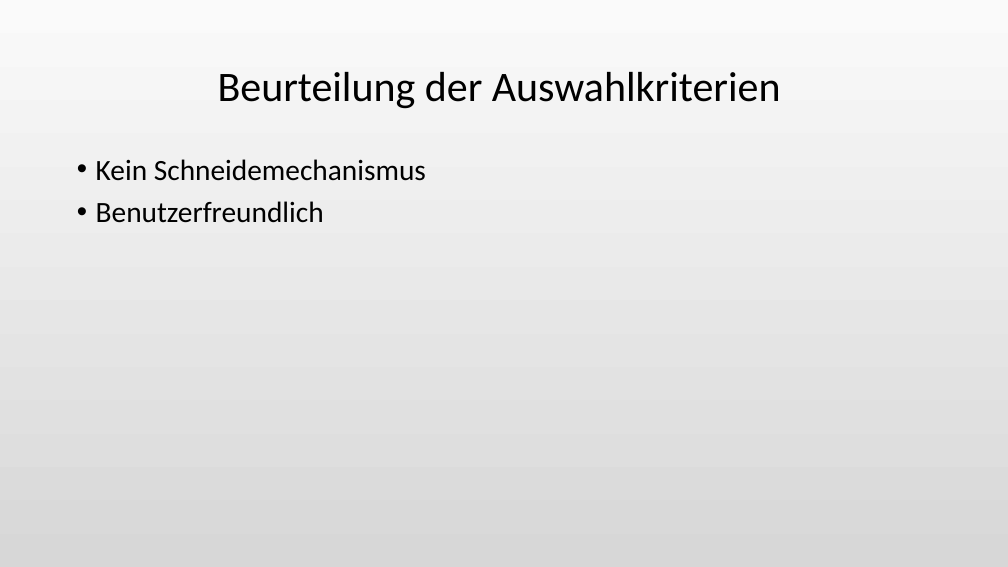
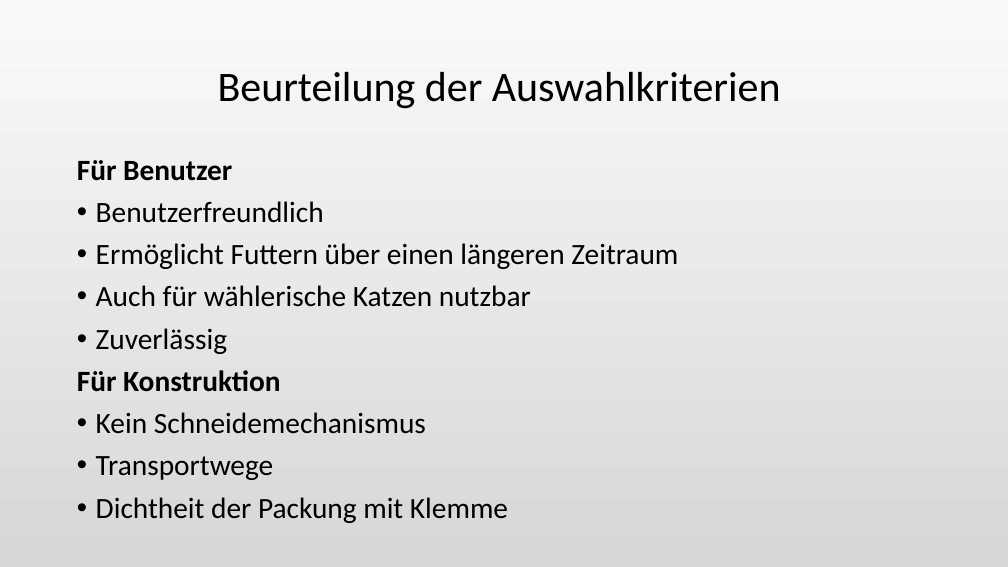
Before and after one commit to Katzenfuetterungsanlage/fuettr_prototype, a slide deck: slide 3 of Diplomarbeit/Powerpoint/Pichler.odp. Drawn at 1008x567 pixels with LibreOffice and Linux fonts; fonts in the diff are those of the drawing. Boxes give left, top, right and bottom in pixels: in the first picture for what was removed or moved away, otherwise in the second. Text is boxed around its words. In the diff, an @@ line names an element or a change of style, - is before the commit and + after.

```diff
--- a/Diplomarbeit/Powerpoint/Pichler.odp
+++ b/Diplomarbeit/Powerpoint/Pichler.odp
@@ text at [77, 160, 678, 392]: paragraphs added @@
+Für Benutzer
+• Benutzerfreundlich
+• Ermöglicht Futtern über einen längeren Zeitraum
+• Auch für wählerische Katzen nutzbar
+• Zuverlässig
+Für Konstruktion
@@ text at [96, 456, 508, 523]: text changed @@
-• Benutzerfreundlich
+• Transportwege
+• Dichtheit der Packung mit Klemme
```
Also in this commit, not shown: 1 other slide changed, 1 slide added.
